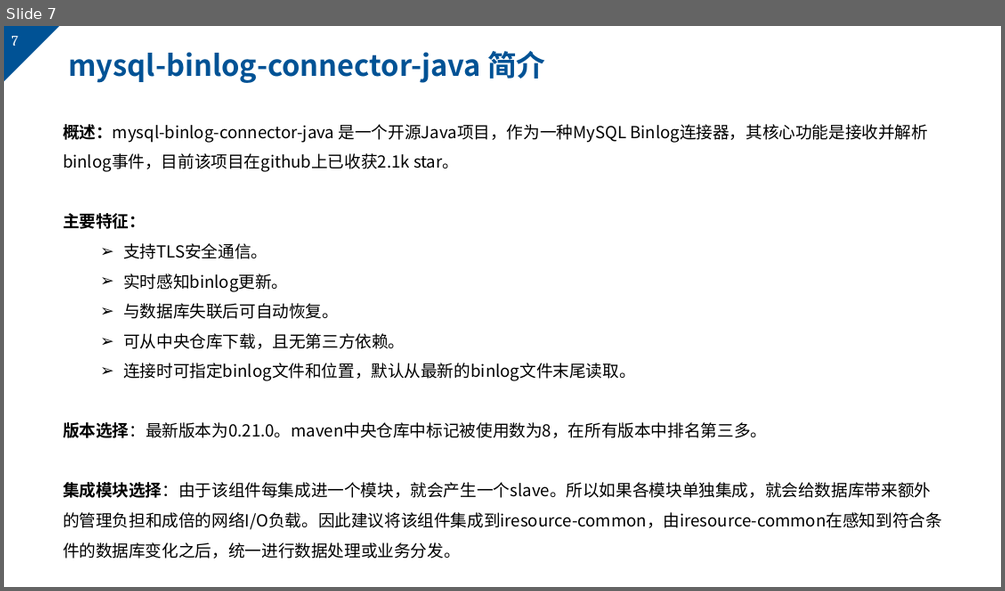
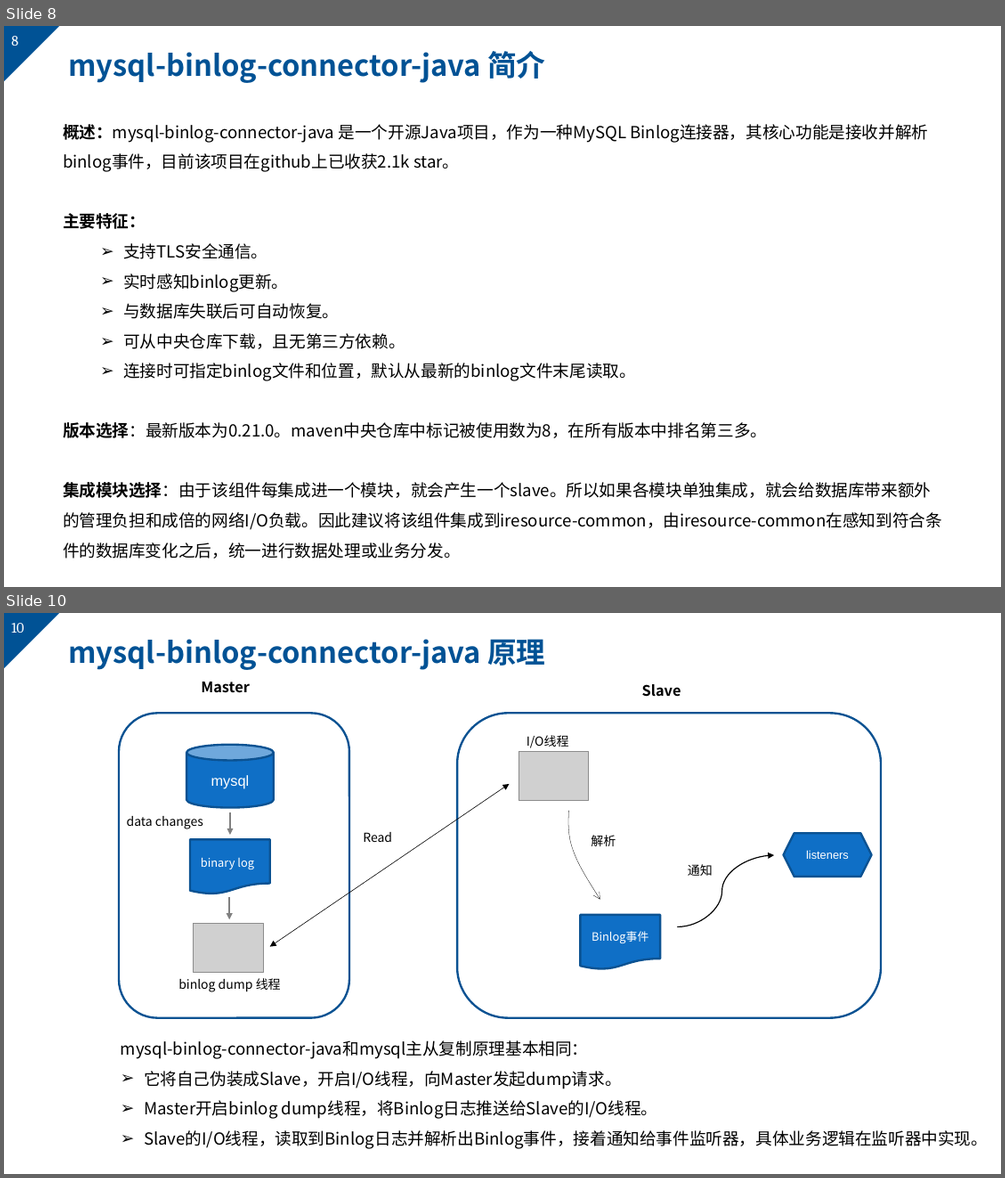
Before and after one commit to markMe1024/coding, a slide deck: MySQL/binlog/后端与UI的webscoket事件机制.pptx. Shown one above the other, each under a label of ours: slide 7 before the commit, slides 8 and 10 after it; the slides between them are not shown. The pictures are 1005x591 and 1005x1178 pixels, drawn with LibreOffice and Linux fonts; fonts in the diff are those of the drawing; grey boxes stand for pictures; background and template pictures are left out. Boxes give left, top, right and bottom in pixels: in the first picture for what was removed or moved away, otherwise in the second. Text is boxed around its words. In the diff, an @@ line names an element or a change of style, - is before the commit and + after.

```diff
--- a/MySQL/binlog/后端与UI的webscoket事件机制.pptx
+++ b/MySQL/binlog/后端与UI的webscoket事件机制.pptx
@@ slide 10 added at box(4, 613, 1001, 1174), background #FFFFFF; not listed: 2 template elements that a slide beside it also shows @@
@@ title added at box(68, 639, 545, 670), 28 pt, text #005295, bold @@
+mysql-binlog-connector-java 原理
@@ group added at box(119, 682, 882, 1018): 8 texts, 2 rounded rectangles, 2 flow chart documents, 2 arrows, 2 pictures, 1 cylinder, 1 freeform shape, 1 double arrow @@
+mysql
+Master
+data changes
+binary log
+Slave
+I/O线程
+Read
+Binlog事件
+binlog dump 线程
@@ text added at box(591, 835, 615, 846), 12 pt, text #000000 @@
+解析
@@ hexagon added at box(783, 833, 872, 876), fill #0F6FC6, outline #0B5292 2 pt, 11 pt, text #FFFFFF @@
+listeners
@@ curved arrow added from (678, 927) to (774, 855), #000000 1 pt @@
@@ text added at box(688, 864, 712, 876), 12 pt, text #000000 @@
+通知
@@ text added at box(121, 1040, 987, 1149), 16 pt, text #000000 @@
+mysql-binlog-connector-java和mysql主从复制原理基本相同：
+➢ 它将自己伪装成Slave，开启I/O线程，向Master发起dump请求。
+➢ Master开启binlog dump线程，将Binlog日志推送给Slave的I/O线程。
+➢ Slave的I/O线程，读取到Binlog日志并解析出Binlog事件，接着通知给事件监听器，具体业务逻辑在监听器中实现。
@@ what was slide 7 is now slide 8 @@
@@ page number at box(11, 36, 18, 46): text changed @@
-7
+8
```
Also in this commit, not shown: 2 slides changed, 2 other slides added, 2 slides removed, 1 other file.
